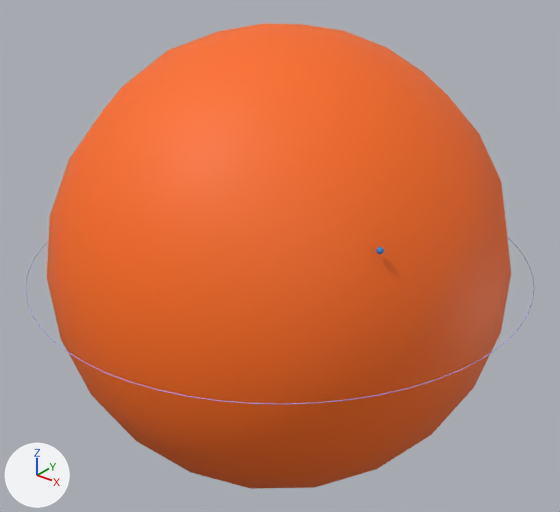
An edit to the glTF model glb/89.glb, drawn before and after from the same camera.
Both versions are drawn from a 50 mm camera at (1.883, -2.353, 1.459) aimed at (0.0, 0.0, 0.0). The axes (+X, +Y, +Z) are drawn at lower left. The lights are the same throughout. The older version comes first. Where no turn or scale is listed for an object, it has been applied to the vertices.

In view in the first picture: 'Electron_089', 'Orbital_7s_0' and 1 more.
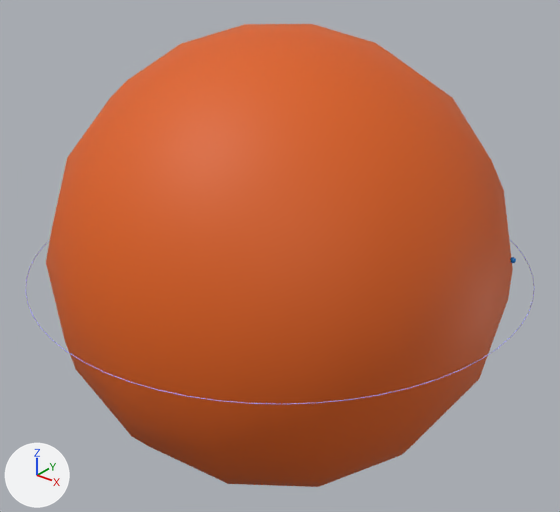
Boxes [x1, y1, x2, y2] around the edits, measured in the pictures (560 x 512 px):
'Orbital_7s_0', recoloured, turned: before [47, 23, 511, 489]; after [46, 24, 513, 487]
'Electron_089', moved: before [376, 247, 384, 254]; after [510, 257, 516, 263]

Edits to the bpy script that builds the scene:
```text
Change mat_tmp_orb_89_7s:
    mat_tmp_orb_89_7s.base_color: (0.993, 0.152, 0.00889) -> (0.734, 0.118, 0.00837)  # orange #fe6d18 -> orange #de6017
Change ob_electron_089:
    ob_electron_089.location: (0.754, -0.441, 0.413) -> (0.91, 0.287, 0.149)
Change ob_orbital_7s_0:
    ob_orbital_7s_0.rotation_euler: (0.266, 0.764, 2.079) -> (0.608, 0.0953, 0.446)  # degrees (15, 44, 119) -> degrees (35, 5.5, 26)
```
